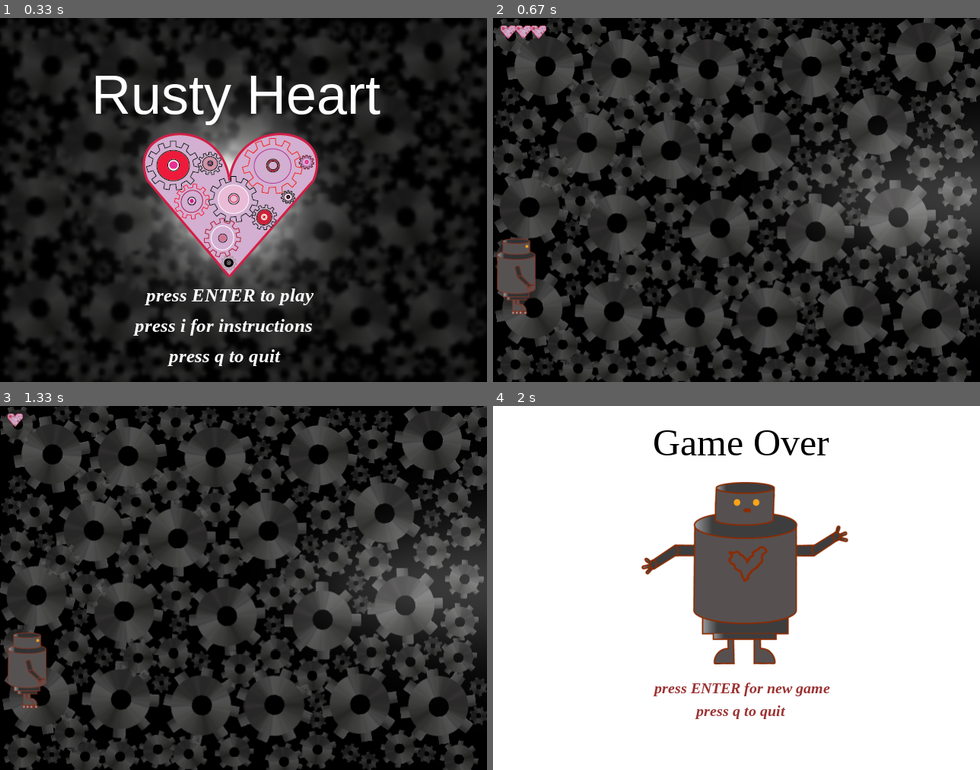
Above: before the commit, frames 1-4 (two rows, left to right).
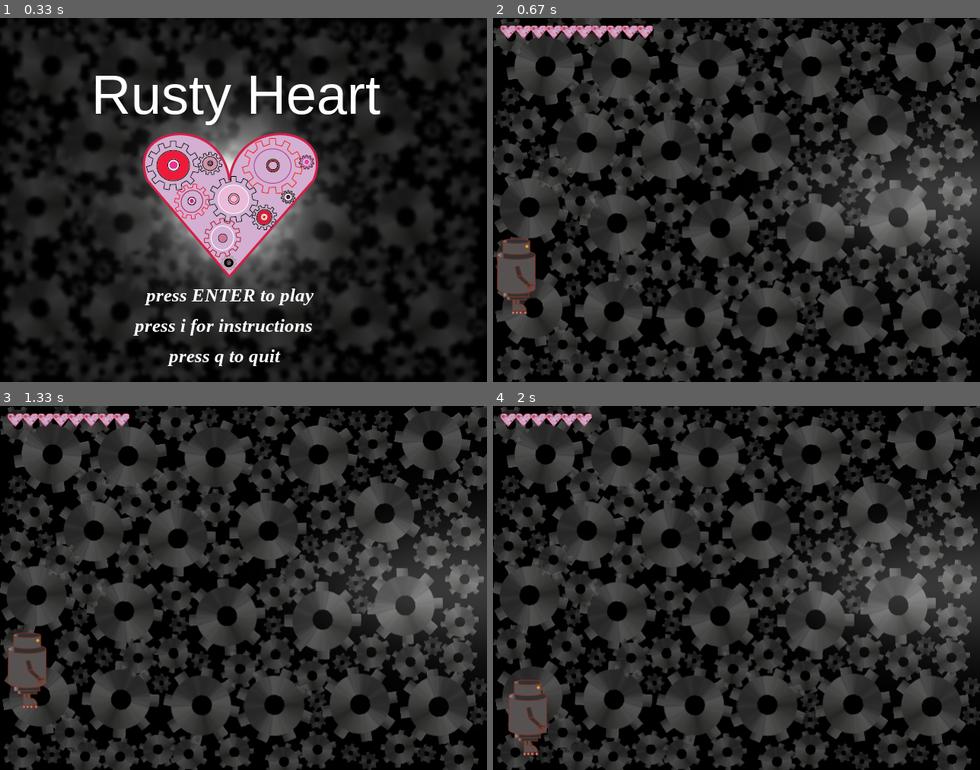
Above: after the commit, the same moments.

Repository: beatriceliang/RustyHeart
Game: pygame game, started from RustyHeart.py
Same seed, same stepped clock (60 frames per second), same inputs: the game is played once before the commit and once after it. The source is Python 2; it was converted automatically to run under Python 3.
Inputs:
- Up to frame 1 (0.33 s): no input
- Up to frame 2 (0.67 s): tap Enter at 0.33 s
- Up to frame 3 (1.33 s): hold Right 0.67-1.13 s; hold Up from 1.17 s (still down)
- Up to frame 4 (2 s): release Up at 1.47 s; hold Right 1.5-1.97 s

Frame 1 is identical in both runs. In frame 2, 0.5% of the frame differs, in the area x 10-33%, y 2-6%; in frame 3, 0.5%; in frame 4, 97%, in the area x 0-100%, y 0-100%.

Commit message:
new level

Diff:
--- a/levels/level3.csv
+++ b/levels/level3.csv
@@ -5,6 +5,6 @@
 .,.,.,.,.,.,.,.,.,.,.,.,.,.,.,.,.,.,.,.,.,.,.,.,.,.,.,.
 .,.,.,.,.,.,.,.,.,.,.,.,.,.,.,.,.,.,.,.,.,.,.,.,.,.,.,.
 .,.,.,.,.,,.,.,.,.,.,.,.,.,.,.,.,.,.,.,.,.,.,.,c,.,.,.
-.,.,c,c,. ,s,.,.,.,.,.,.,.,m,.,.,.,.,.,.,.,.,.,.,m,.,.,d
-m,m,m,m,m,m,.,.,m,.,m,.,m,m,C,.,.,c,.,m,.,m,c,.,m,m,m,m
+.,.,c,c,. ,s,.,.,.,.,.,.,.,.,.,.,.,.,.,.,.,.,.,.,m,.,.,d
+m,m,m,m,m,m,m,.,m,.,m,.,m,.,C,.,.,c,.,m,.,m,c,.,m,m,m,m
 m,m,m,m,m,m,m,s,m,.,m,.,m,m,m,.,m,m,m,m,.,m,m,m,m,m,m,m
--- a/rusty.py
+++ b/rusty.py
@@ -17,7 +17,7 @@
 		self.box = None
 
 		self.fast = False
-		self.lives = 3
+		self.lives = 10
 		self.collectedHearts = []
 		self.heart = pygame.mixer.Sound( "music/sounds/heart.wav" )
 	def reset(self):
Not shown, changed: rusty.pyc
